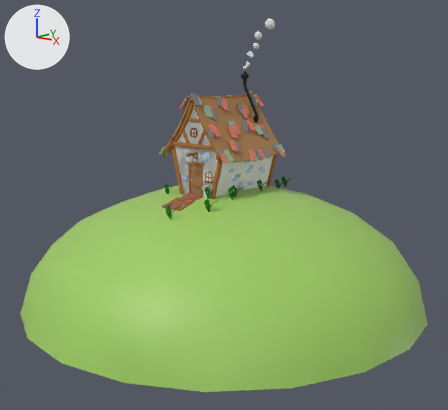
The Blender file lowpolyhut.blend, before and after one commit.
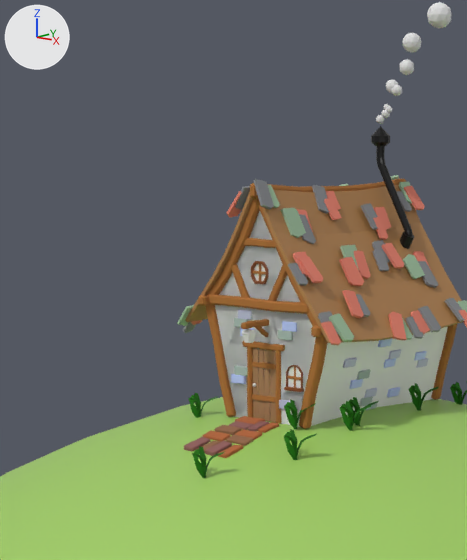
There are two pictures of each version: one whole from a camera (50 mm lens) standing at (16.23, -17.76, 4.54) and looking at (0.22, 1.47, -0.58), one close up on the part from 19% to 63% of the width and 4% to 62% of the height. Every picture has the same lights, and +X, +Y and +Z are marked at upper left.
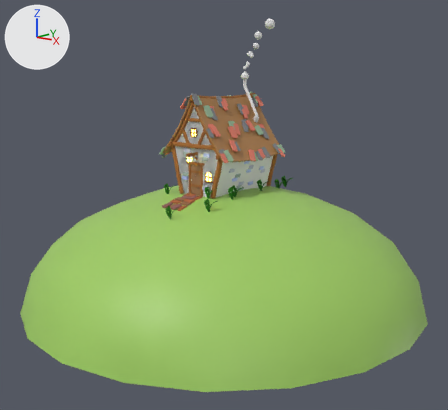
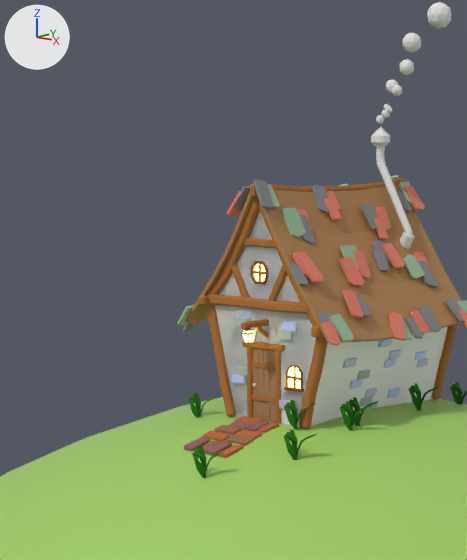
The change, as a diff of the scene's bpy script:
```diff
--- a/lowpolyhut.blend.py
+++ b/lowpolyhut.blend.py
@@ mat_windowglow @@
+mat_windowglow = emission_material('windowglow')
+mat_windowglow.base_color = (1.0, 0.837, 0.101)  # yellow #ffec59
+mat_windowglow.strength = 11.4
@@ me_plane_007 @@
 me_plane_007.from_pydata(...)  # 8 vertices, 1 face; spans x -0.1015..0.0435, y 0.1948..0.3391, z 0.0135
+me_plane_007.materials.append(mat_windowglow)  # yellow #ffec59
@@ me_plane_010 @@
 me_plane_010.from_pydata(...)  # 8 vertices, 1 face; spans x 0.281..0.431, y -0.676..-0.489, z 0.004
+me_plane_010.materials.append(mat_windowglow)  # yellow #ffec59
@@ me_cylinder @@
 me_cylinder.from_pydata(...)  # 192 vertices, 182 faces; spans x -13.51..1.0, y -1.54..1.54, z -1.0..13.41
-me_cylinder.materials.append(mat_chimney)  # black #1f1f1f
@@ me_cube_162 @@
 # used by ob_lamp; location = (0.07, -0.43, 1.48); scale = (0.0844, 0.0844, 0.0876)
-me_cube_162.from_pydata(...)  # 76 vertices, 74 faces; spans x -1.0..1.0, y -1.0..1.0, z -1.33..1.03
+me_cube_162.from_pydata(...)  # 90 vertices, 88 faces; spans x -1.0..1.0, y -1.0..1.0, z -1.36..1.03
+# me_cube_162 part 1
+# 4 faces are deleted
+# 12 vertices in x -0.62..0.65, y -0.66..0.61, z -1.2..-1.14 move by (0.0, 0.0, 0.06)
+# 4 vertices in x -0.49..0.52, y -0.65..0.66, z -1.2..-1.18 move by (0.0, 0.0, 0.05)
+# 4 vertices move from x -0.59..0.63, y -0.63..0.63, z -1.33..-1.27 to x -0.59..0.63, y -0.63..0.63, z -1.36..-1.28
+# 14 vertices are added at x -0.75..0.9, y -0.88..0.97, z -1.15..0.3
+# 15 new faces join them, mat_chimney (black #1f1f1f)
+# 3 new faces join them, mat_windowglow (yellow #ffec59)
+# me_cube_162 part 2: 64 faces spanning x -1.0..1.0, y -1.0..1.0, z -1.36..1.03 switch from no material to mat_chimney (black #1f1f1f)
+# me_cube_162 part 3: 6 faces spanning x -0.88..0.87, y -0.87..0.87, z -1.14..0.9 switch from no material to mat_windowglow (yellow #ffec59)
```

What differs and where, as boxes (x1, y1, x2, y2) in the close-ups (467 x 560 px):
'Cylinder', recoloured (black to grey): (371, 126, 414, 249) in both
'Lamp', reshaped (7% wider): before (242, 329, 256, 343); after (241, 329, 256, 343)
'Wall-front.004', recoloured (grey to white): (288, 366, 301, 388) in both
'Round window glass', recoloured: (254, 264, 266, 281) in both
part 1 of me_cube_162, built on: before (242, 334, 256, 343); after (241, 333, 256, 343)
part 2 of me_cube_162, recoloured: before (242, 329, 256, 335); after (241, 329, 256, 335)
part 3 of me_cube_162, recoloured: (243, 331, 255, 342) in both
